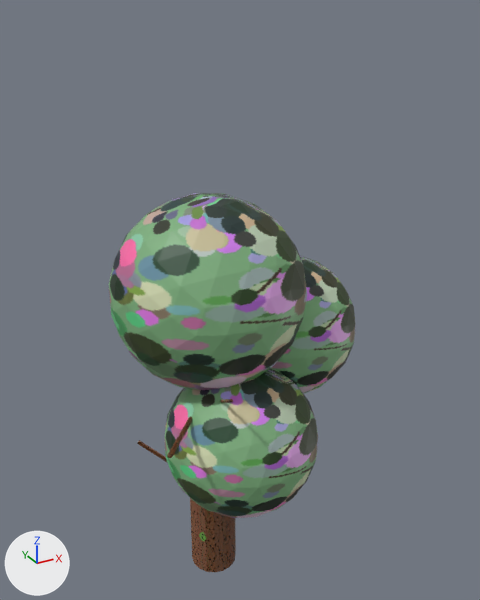
Before and after pictures for a commit that changed the glTF model assets/models/trees/tree_9.glb.
Before and after are seen from a 50 mm lens placed at (-1.46, -3.0, 3.29), pointed at (0.21, 0.03, 1.78). The axes (+X, +Y, +Z) are drawn at lower left. The lights are the same throughout. Where no turn or scale is listed for an object, it has been applied to the vertices. Vertices at the same position are counted once.

In view in the first picture: 'tree_9_crown0', 'tree_9_crown1', 'tree_9_crown2', 'tree_9_trunk'.
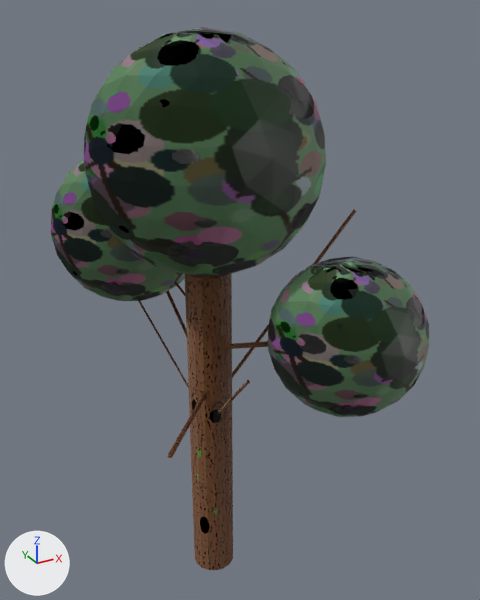
What changed in the scene script:
```text
Add img_tree_9_crown_bump:
    img_tree_9_crown_bump = load_image('tree_9_crown_bump', '_unpacked/tree_9_crown_bump', 256, 256, 'Non-Color')
Change mat_mat_tree_9_crown0:
    add n3 = _N.new('ShaderNodeNormalMap'); n3.name = 'Normal Map'
    add n3.uv_map = 'UVMap'
    add n4 = _N.new('ShaderNodeTexImage'); n4.name = 'Image Texture.001'
    add n4.image = img_tree_9_crown_bump
    where n0 = _N.new('ShaderNodeBsdfPrincipled'); n0.name = 'Principled BSDF'
    add _L.new(n3.outputs[0], n0.inputs[5])  # 'Normal' to 'Normal'
    add _L.new(n4.outputs[0], n3.inputs[1])  # 'Color' to 'Color'
Change mat_mat_tree_9_crown1:
    add n3 = _N.new('ShaderNodeNormalMap'); n3.name = 'Normal Map'
    add n3.uv_map = 'UVMap'
    add n4 = _N.new('ShaderNodeTexImage'); n4.name = 'Image Texture.001'
    add n4.image = img_tree_9_crown_bump
    where n0 = _N.new('ShaderNodeBsdfPrincipled'); n0.name = 'Principled BSDF'
    add _L.new(n3.outputs[0], n0.inputs[5])  # 'Normal' to 'Normal'
    add _L.new(n4.outputs[0], n3.inputs[1])  # 'Color' to 'Color'
Change mat_mat_tree_9_crown2:
    add n3 = _N.new('ShaderNodeNormalMap'); n3.name = 'Normal Map'
    add n3.uv_map = 'UVMap'
    add n4 = _N.new('ShaderNodeTexImage'); n4.name = 'Image Texture.001'
    add n4.image = img_tree_9_crown_bump
    where n0 = _N.new('ShaderNodeBsdfPrincipled'); n0.name = 'Principled BSDF'
    add _L.new(n3.outputs[0], n0.inputs[5])  # 'Normal' to 'Normal'
    add _L.new(n4.outputs[0], n3.inputs[1])  # 'Color' to 'Color'
Change me_tree_9_crown0:
    where me_tree_9_crown0.from_pydata(...)  # 162 vertices, 320 faces; spans x -0.534..0.534, y -0.534..0.534, z 1.345..2.412
    used by ob_tree_9_crown0; location = (0.0, 0.0, 0.0)
    me_tree_9_crown0 part 1: the whole mesh is multiplied about its middle by the matrix ((-0.85, -0.735, 0.0), (0.735, -0.85, 0.0), (0.0, 0.0, 1.124)), then moved by (0.0, 0.0, 0.73)
Change me_tree_9_crown1:
    where me_tree_9_crown1.from_pydata(...)  # 162 vertices, 320 faces; spans x -0.376..0.492, y -0.696..0.172, z 0.639..1.507
    used by ob_tree_9_crown1; location = (0.0, 0.0, 0.0)
    me_tree_9_crown1 part 2: the whole mesh is multiplied about its middle by the matrix ((-0.772, -0.667, 0.0), (0.667, -0.772, 0.0), (0.0, 0.0, 1.02)), then moved by (-0.288, 0.809, 1.068)
Change me_tree_9_crown2:
    where me_tree_9_crown2.from_pydata(...)  # 162 vertices, 320 faces; spans x 0.117..0.987, y -0.345..0.525, z 1.08..1.949
    used by ob_tree_9_crown2; location = (0.0, 0.0, 0.0)
    me_tree_9_crown2 part 3: the whole mesh is turned 139.2 degrees about the z axis through its middle and scaled by 0.916, then moved by (-0.113, -0.749, 0.279)
Change me_tree_9_branch5:
    used by ob_tree_9_branch5; location = (0.0, 0.0, 0.0)
    remove me_tree_9_branch5.from_pydata(...)  # 26 vertices, 48 faces; spans x -0.007..0.566, y -0.015..0.107, z 1.209..1.514
    add me_tree_9_branch5.from_pydata(...)  # 26 vertices, 48 faces; spans x -0.012..0.454, y -0.671..0.009, z 1.524..1.793
    me_tree_9_branch5 part 4: 26 of 26 vertices moved; they spanned x -0.007..0.566, y -0.015..0.107, z 1.209..1.514 and now span x -0.012..0.454, y -0.671..0.009, z 1.524..1.793; mean shift (-0.059, -0.377, 0.297); largest move (0.56, 0.105, 1.493) -> (0.453, -0.657, 1.772)
```

Changed parts and their boxes [x1, y1, x2, y2] in the pictures (480 x 600 px; the box of a moved part takes in the faces that stretch with it):
'tree_9_crown0', surface changed, reshaped (22% wider, 27% taller)
    before: [109, 193, 307, 390]
    after: [84, 27, 326, 277]
'tree_9_crown1', surface changed, reshaped
    before: [165, 368, 319, 518]
    after: [51, 160, 185, 301]
'tree_9_crown2', surface changed, mesh turned
    before: [272, 256, 356, 394]
    after: [268, 257, 430, 417]
part 4 of me_tree_9_branch5, moved or reshaped (not visible before)
    after: [228, 341, 268, 349]
'tree_9_trunk', unchanged, uncovered by the edit
    before: [190, 498, 236, 572]
    after: [185, 273, 233, 570]
